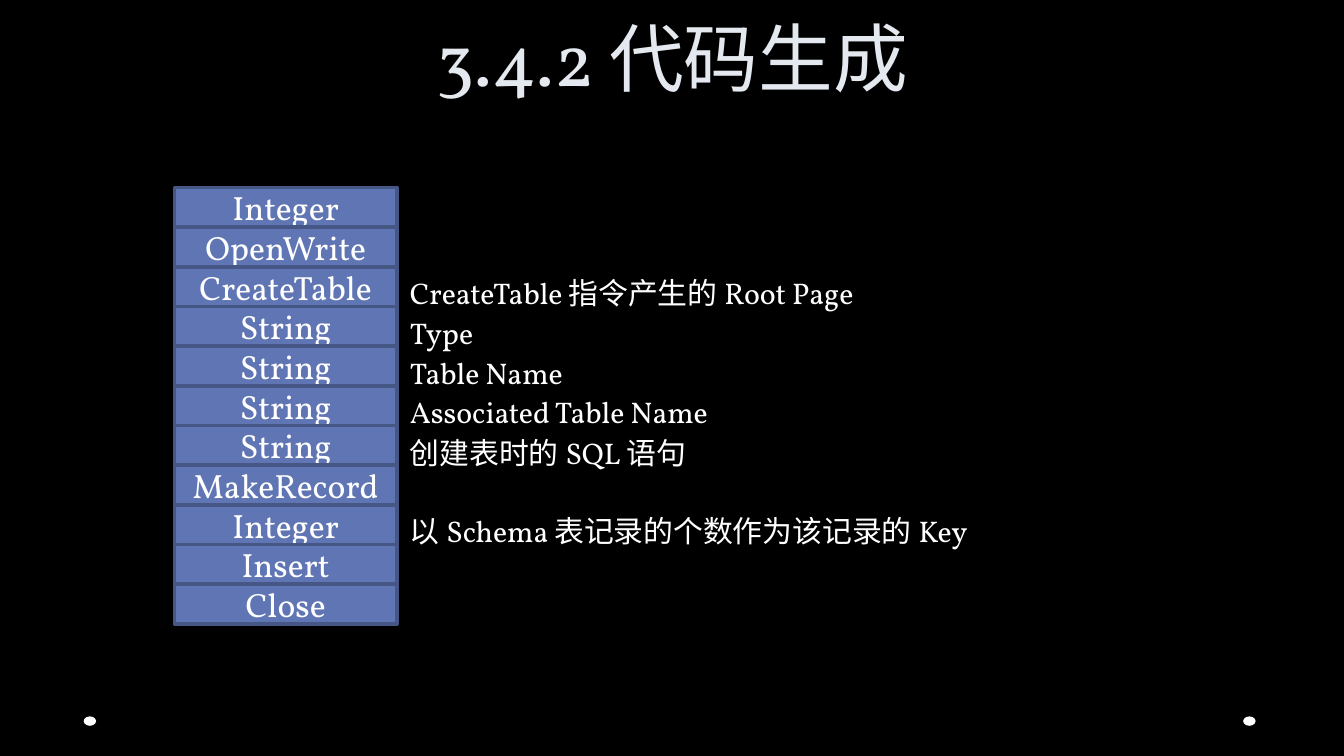
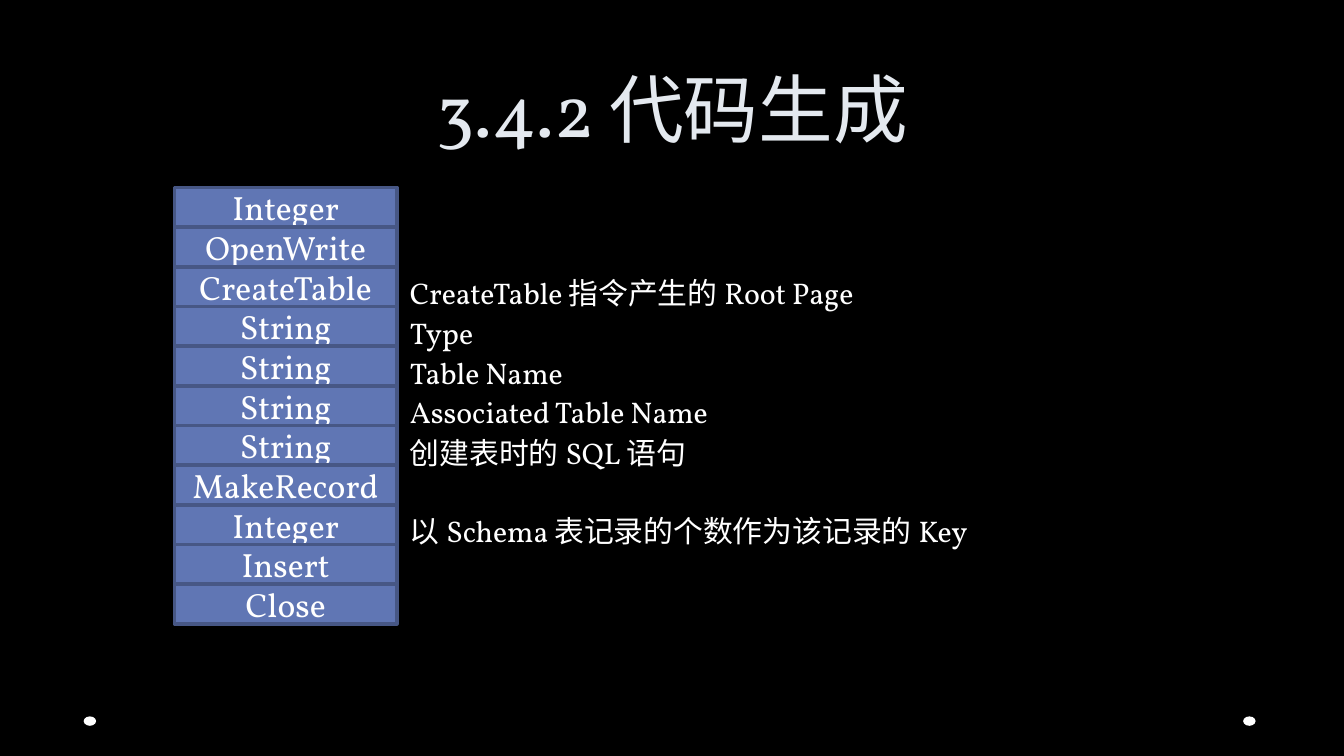
Before and after one commit to Jusot/chidb, a slide deck: slide 47 of documents/slides/ppt.pptx. Drawn at 1344x756 pixels with LibreOffice and Linux fonts; fonts in the diff are those of the drawing; background and template pictures are left out. Boxes give left, top, right and bottom in pixels: in the first picture for what was removed or moved away, otherwise in the second. Text is boxed around its words. In the diff, an @@ line names an element or a change of style, - is before the commit and + after.

```diff
--- a/documents/slides/ppt.pptx
+++ b/documents/slides/ppt.pptx
@@ title "3.4.2 代码生成": place and size @@
-title "3.4.2 代码生成" at box(436, 23, 907, 99)
+title "3.4.2 代码生成" at box(436, 74, 907, 150)
```
Also in this commit, not shown: 3 other slides changed, 7 slides added.
